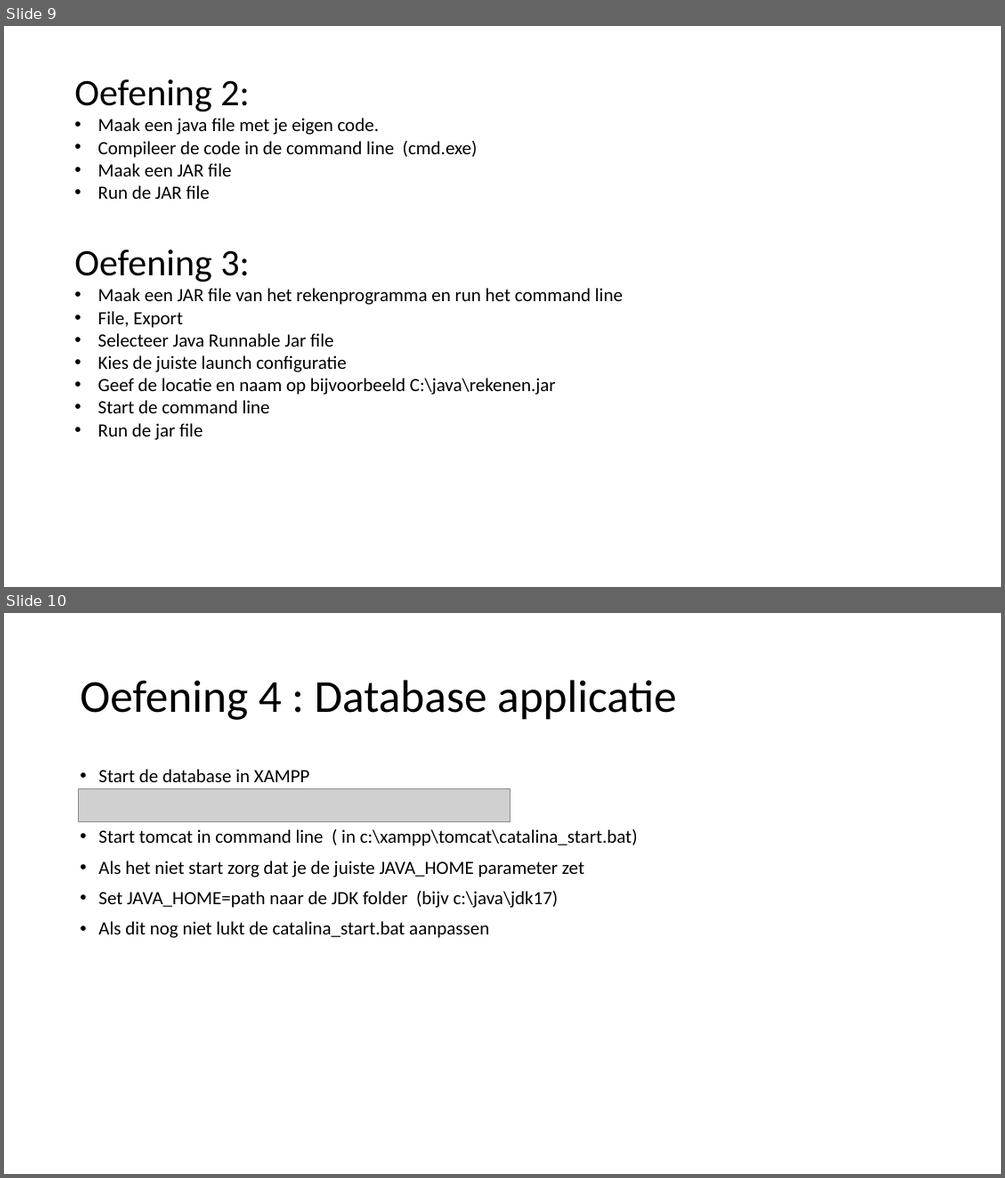
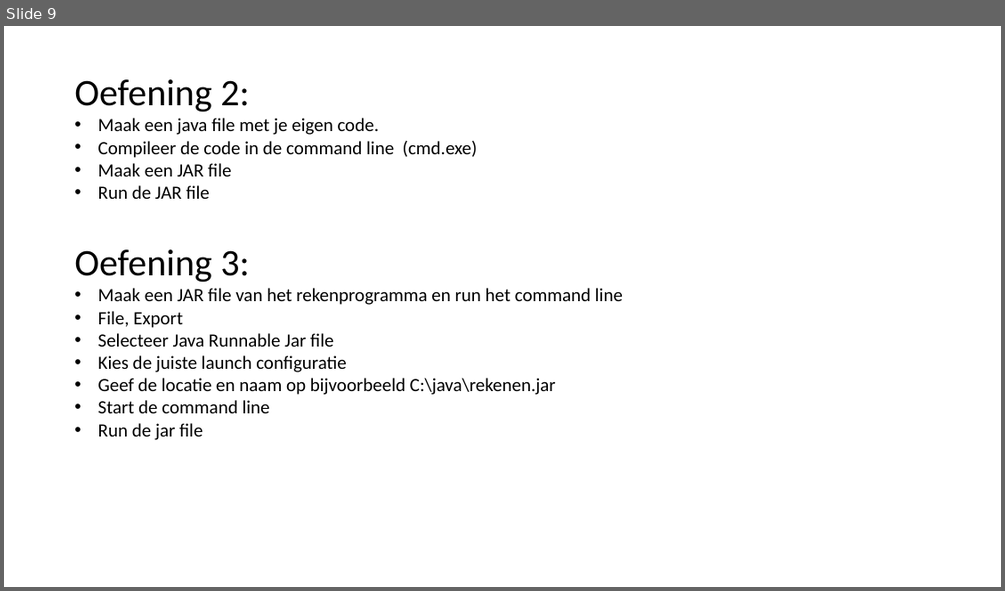
Before and after one commit to otcap/training, a slide deck: java/quickstart/Java training.pptx. Shown one above the other, each under a label of ours: slides 9 and 10 before the commit, slide 9 after it. The pictures are 1005x1178 and 1005x591 pixels, drawn with LibreOffice and Linux fonts; fonts in the diff are those of the drawing; grey boxes stand for pictures. Boxes give left, top, right and bottom in pixels: in the first picture for what was removed or moved away, otherwise in the second. Text is boxed around its words. In the diff, an @@ line names an element or a change of style, - is before the commit and + after.

```diff
--- a/java/quickstart/Java training.pptx
+++ b/java/quickstart/Java training.pptx
@@ slide 10 removed at <box>4,613,1001,1174</box>, background #FFFFFF @@
@@ title removed at <box>80,680,677,720</box> @@
-Oefening 4 : Database applicatie
@@ text removed at <box>98,769,638,938</box> @@
-• Start de database in XAMPP
-• Start tomcat in command line ( in c:\xampp\tomcat\catalina_start.bat)
-• Als het niet start zorg dat je de juiste JAVA_HOME parameter zet
-• Set JAVA_HOME=path naar de JDK folder (bijv c:\java\jdk17)
-• Als dit nog niet lukt de catalina_start.bat aanpassen
@@ picture removed at <box>79,788,510,821</box> @@
```
Also in this commit, not shown: 1 slide changed, 4 slides added.
